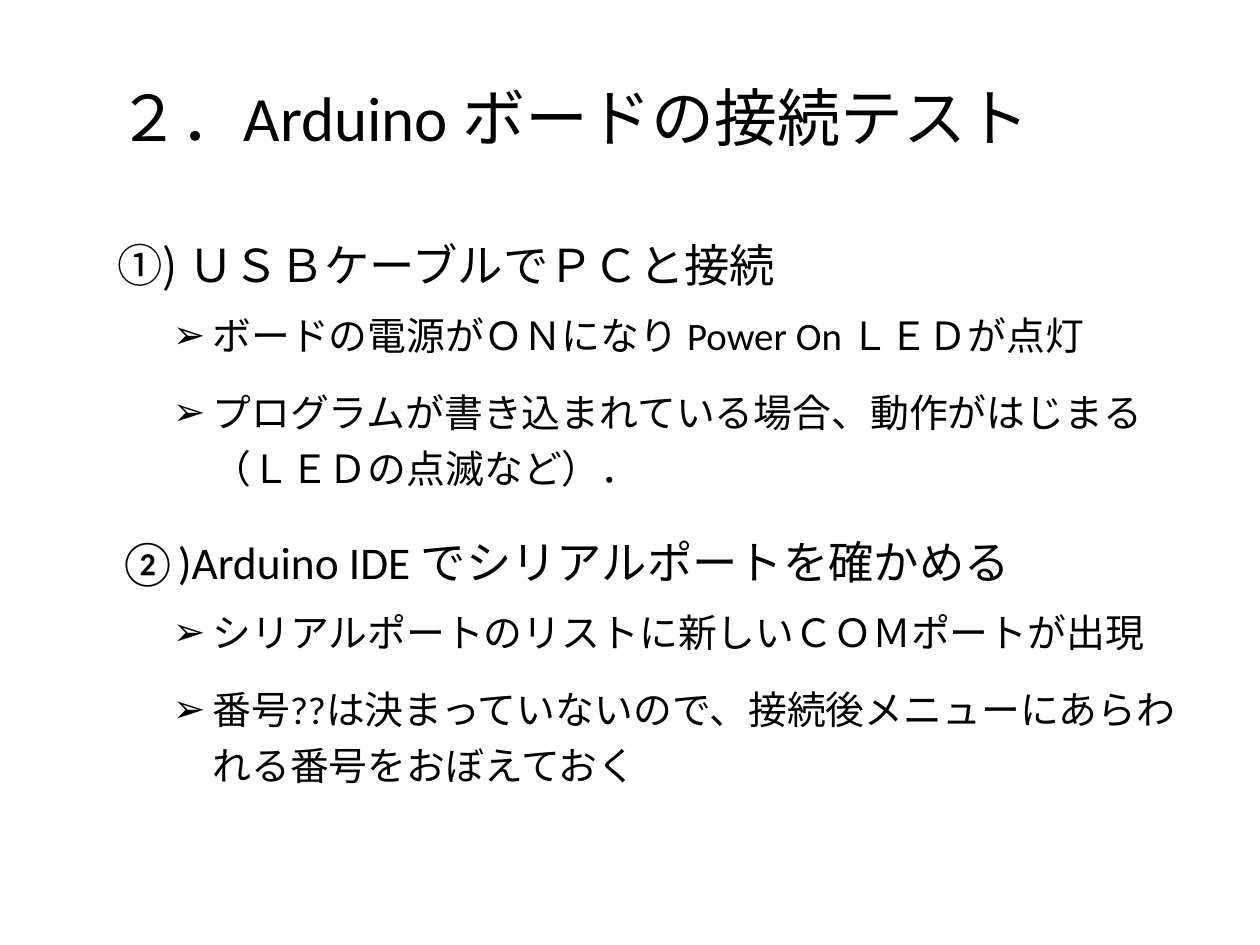
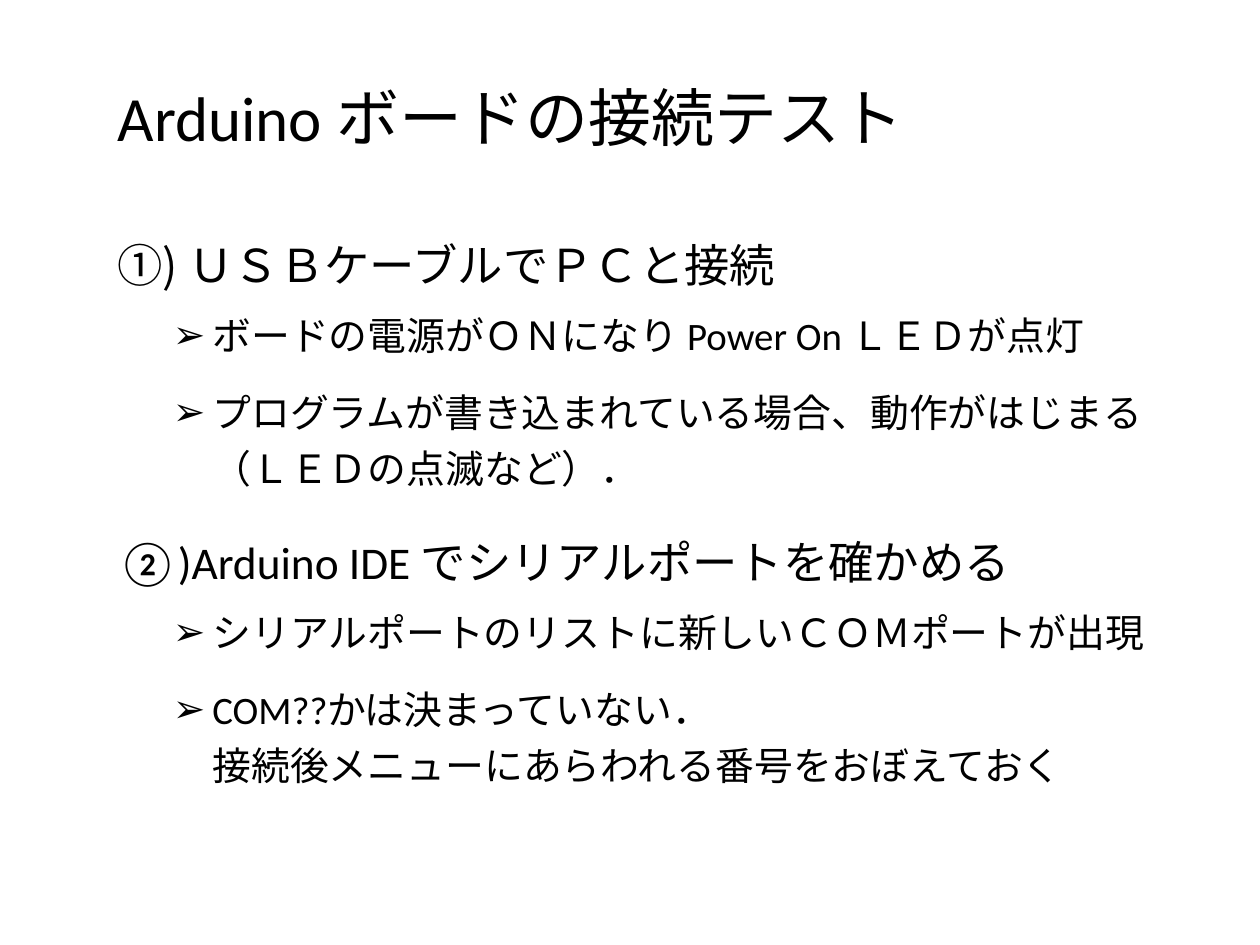
Before and after one commit to MatsK/Courses, a slide deck: slide 3 of CS2/Arduino入門：Arduino IDE 言語篇.pptx (slide 2 before the commit). Drawn at 1260x945 pixels with LibreOffice and Linux fonts; fonts in the diff are those of the drawing; background and template pictures are left out. Boxes give left, top, right and bottom in pixels: in the first picture for what was removed or moved away, otherwise in the second. Text is boxed around its words. In the diff, an @@ line names an element or a change of style, - is before the commit and + after.

Commit message:
arduino ide

```diff
--- a/CS2/Arduino入門：Arduino IDE 言語篇.pptx
+++ b/CS2/Arduino入門：Arduino IDE 言語篇.pptx
@@ title at (118,88,903,146): text changed @@
-２．Arduino ボードの接続テスト
+Arduino ボードの接続テスト
@@ text at (212,692,1061,784): text changed @@
-  ➢ 番号??は決まっていないので、接続後メニューにあらわれる番号をおぼえておく
+  ➢ COM??かは決まっていない．
+    接続後メニューにあらわれる番号をおぼえておく
```
Also in this commit, not shown: 12 other slides changed, 2 slides added, 1 slide removed, 1 other file.
